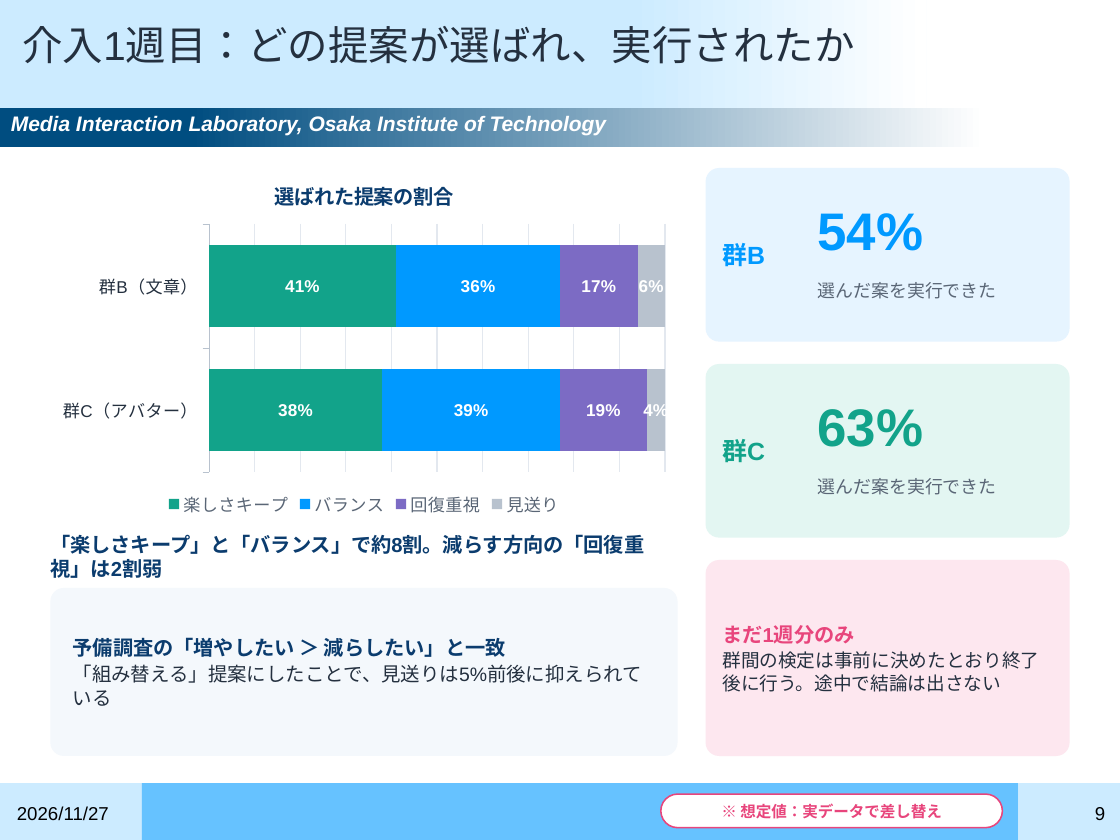
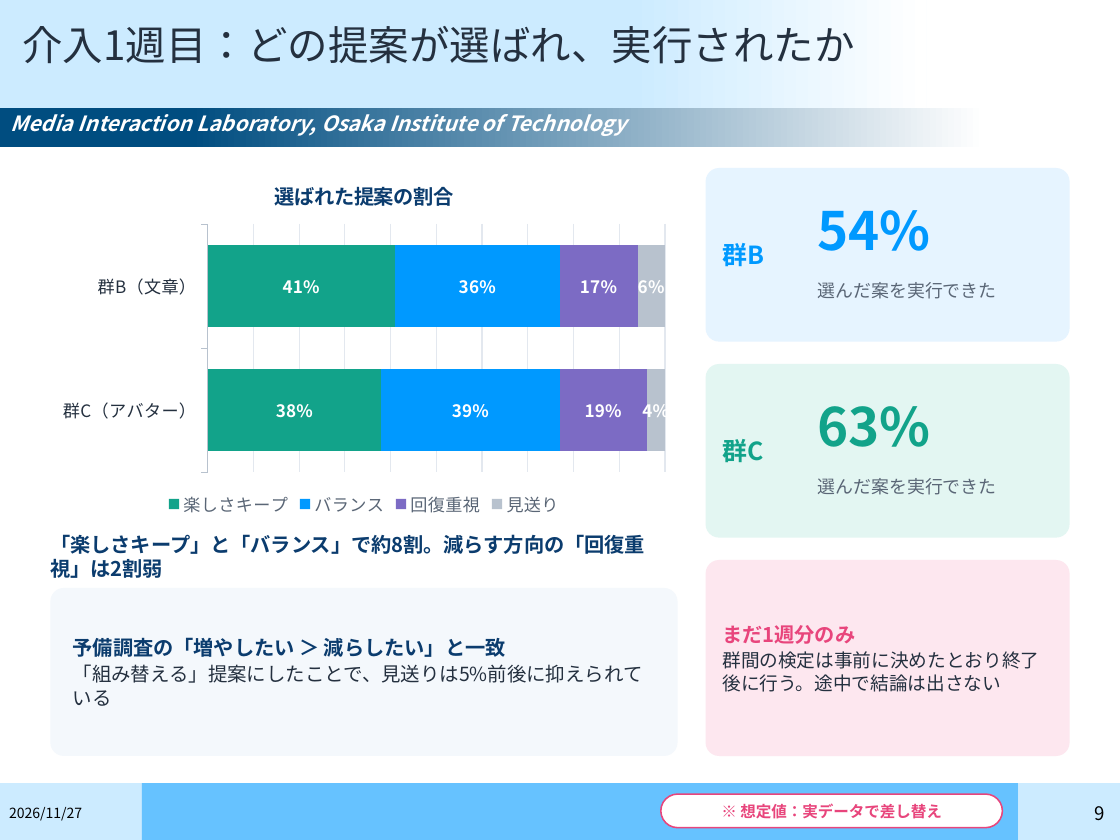
Before and after one commit to gen3121/semonster, a slide deck: slide 9 of research-materials/slides/05_進捗報告③_20261127_本実験の開始.pptx. Drawn at 1120x840 pixels with LibreOffice and Linux fonts; fonts in the diff are those of the drawing; background and template pictures are left out. Boxes give left, top, right and bottom in pixels: in the first picture for what was removed or moved away, otherwise in the second. Text is boxed around its words. In the diff, an @@ line names an element or a change of style, - is before the commit and + after.

```diff
--- a/research-materials/slides/05_進捗報告③_20261127_本実験の開始.pptx
+++ b/research-materials/slides/05_進捗報告③_20261127_本実験の開始.pptx
@@ font Arial to Noto Sans CJK JP in 8 elements at (x1=22, y1=26, x2=854, y2=64), (x1=50, y1=534, x2=645, y2=578), (x1=73, y1=637, x2=643, y2=706), (x1=722, y1=243, x2=764, y2=267), (x1=818, y1=210, x2=931, y2=251), (x1=722, y1=439, x2=763, y2=463), (x1=818, y1=406, x2=931, y2=447), (x1=11, y1=114, x2=626, y2=136) @@
@@ bar stacked chart at (x1=50, y1=162, x2=678, y2=521) @@
@@ data labels of 楽しさキープ changed @@
@@ data labels of バランス changed @@
@@ data labels of 回復重視 changed @@
@@ data labels of 見送り changed @@
@@ legend changed @@
@@ category axis changed @@
@@ value axis changed @@
@@ lettering changed @@
@@ text "2026/11/27" at (x1=9, y1=807, x2=82, y2=821): size 12 to 9 pt, font Arial to Noto Sans CJK JP @@
```
Also in this commit, not shown: 11 other slides changed, 33 other files.
